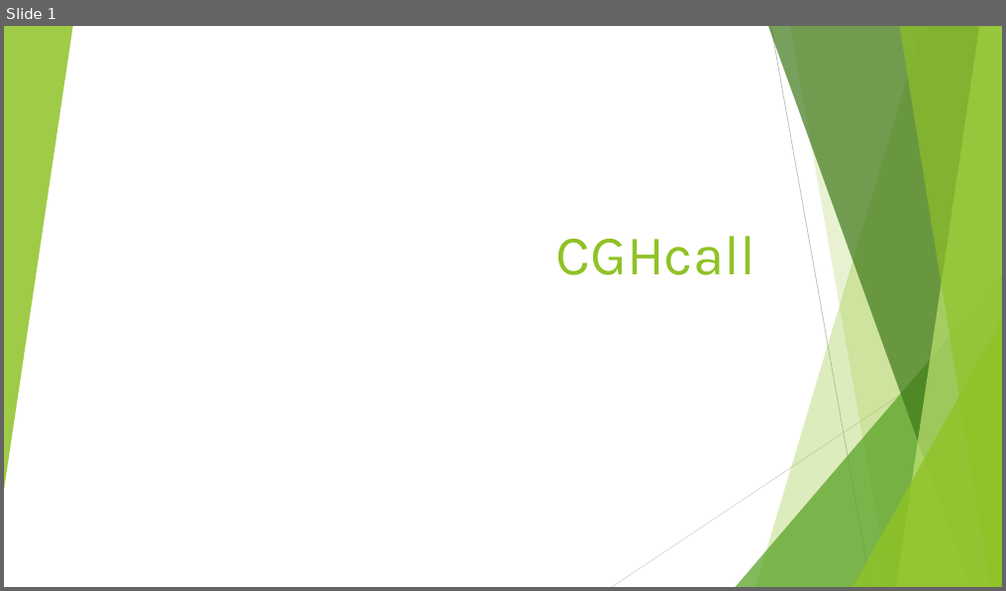
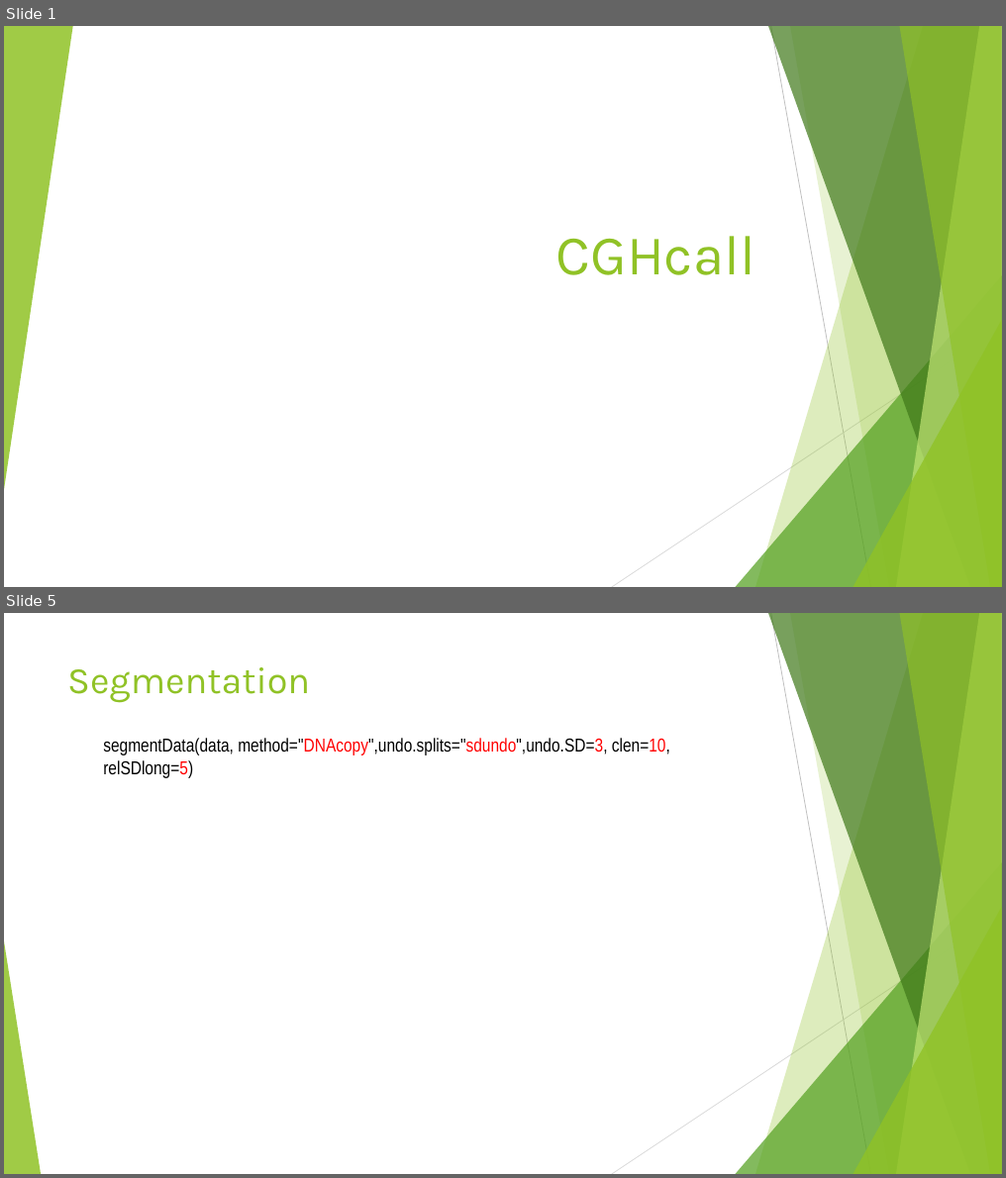
Before and after one commit to Elie-Bordron/DEA-dataviz, a slide deck: docs/docs_I_made/slides_packages_CGHcall.pptx. Shown one above the other, each under a label of ours: slide 1 before the commit, slides 1 and 5 after it; the slides between them are not shown. The pictures are 1006x591 and 1006x1178 pixels, drawn with LibreOffice and Linux fonts; fonts in the diff are those of the drawing. Boxes give left, top, right and bottom in pixels: in the first picture for what was removed or moved away, otherwise in the second. Text is boxed around its words. In the diff, an @@ line names an element or a change of style, - is before the commit and + after.

```diff
--- a/docs/docs_I_made/slides_packages_CGHcall.pptx
+++ b/docs/docs_I_made/slides_packages_CGHcall.pptx
@@ slide 5 added at <box>4,613,1002,1174</box>, background #FFFFFF; not listed: 9 template elements that a slide beside it also shows @@
@@ title added at <box>67,667,310,702</box>, 36 pt, text #90C226 @@
+Segmentation
@@ text added at <box>103,738,670,778</box>, 18 pt, text #000000 @@
+segmentData(data, method="DNAcopy",undo.splits="sdundo",undo.SD=3, clen=10, relSDlong=5)
@@ triangle added at <box>4,942,41,1174</box>, fill #90C226 at 85% opacity @@
```
Also in this commit, not shown: 4 other slides added, 1 slide removed, 11 other files.
